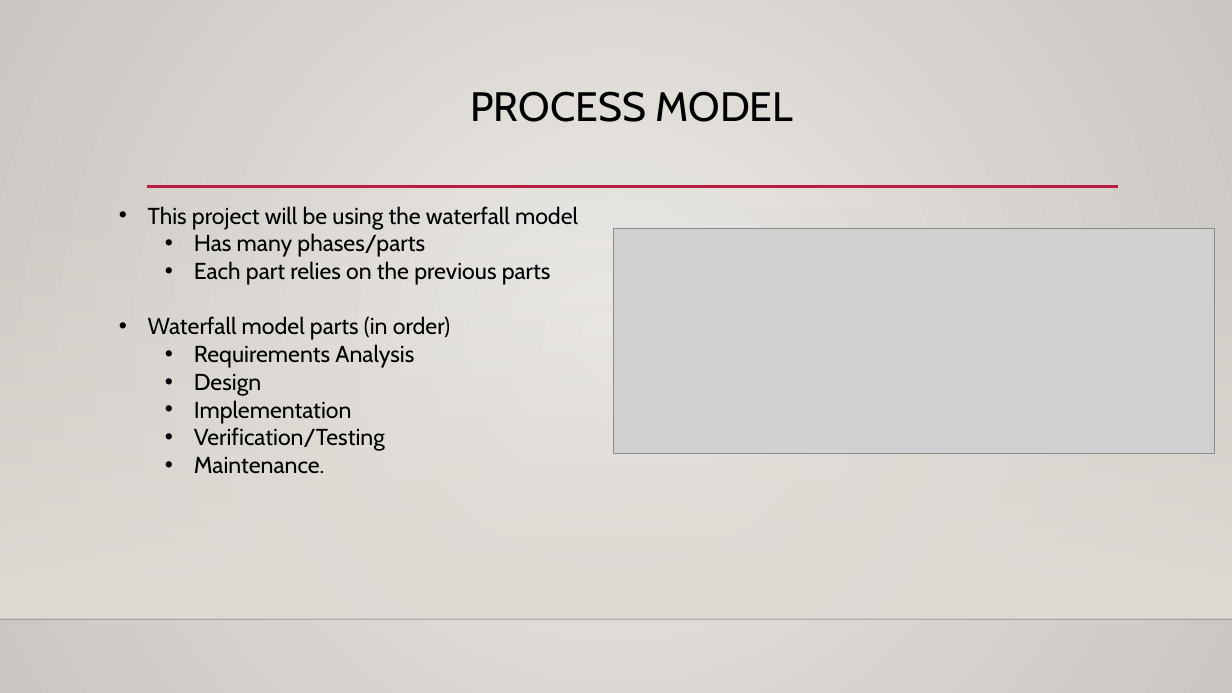
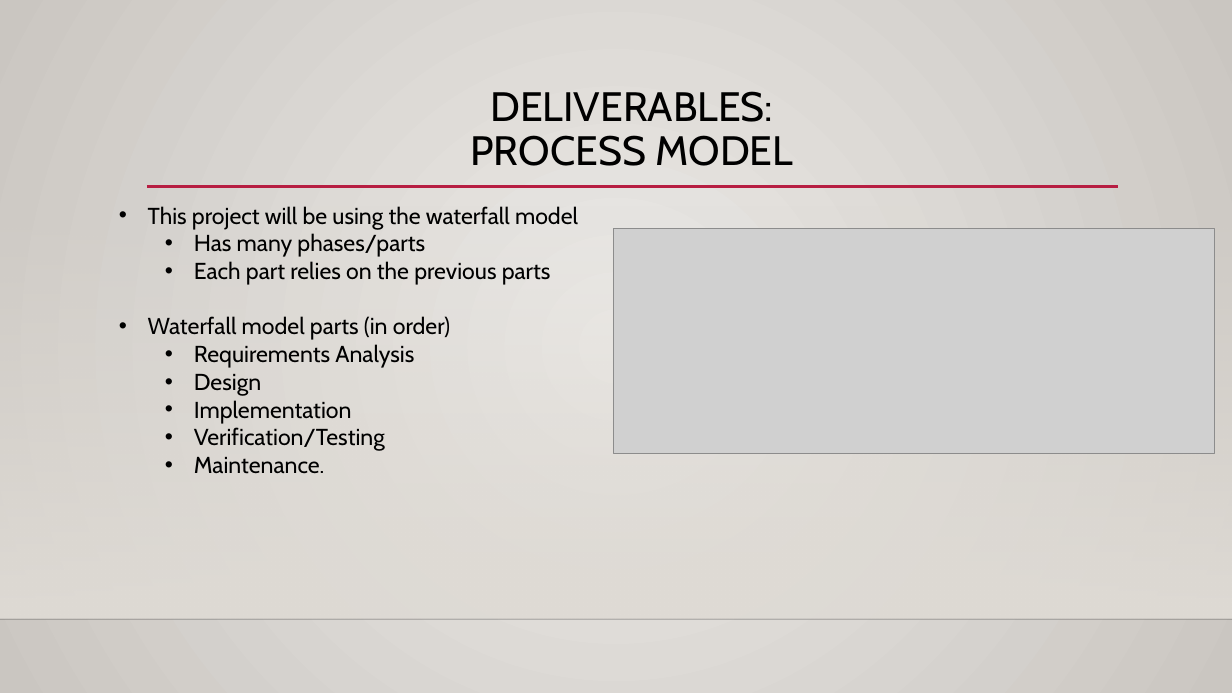
Before and after one commit to s-christian/Fit_or_Fail, a slide deck: slide 8 of Fit or Fail Technical Status Presentation.pptx. Drawn at 1232x693 pixels with LibreOffice and Linux fonts; fonts in the diff are those of the drawing; grey boxes stand for pictures; background and template pictures are left out. Boxes give left, top, right and bottom in pixels: in the first picture for what was removed or moved away, otherwise in the second. Text is boxed around its words. In the diff, an @@ line names an element or a change of style, - is before the commit and + after.

```diff
--- a/Fit or Fail Technical Status Presentation.pptx
+++ b/Fit or Fail Technical Status Presentation.pptx
@@ title at (470, 91, 793, 166): text changed @@
-PROCESS MODEL
+DELIVERABLES:
+PROCESS MODEL
```
Also in this commit, not shown: 5 other slides changed, 2 slides added, 1 slide removed, 6 other files.
